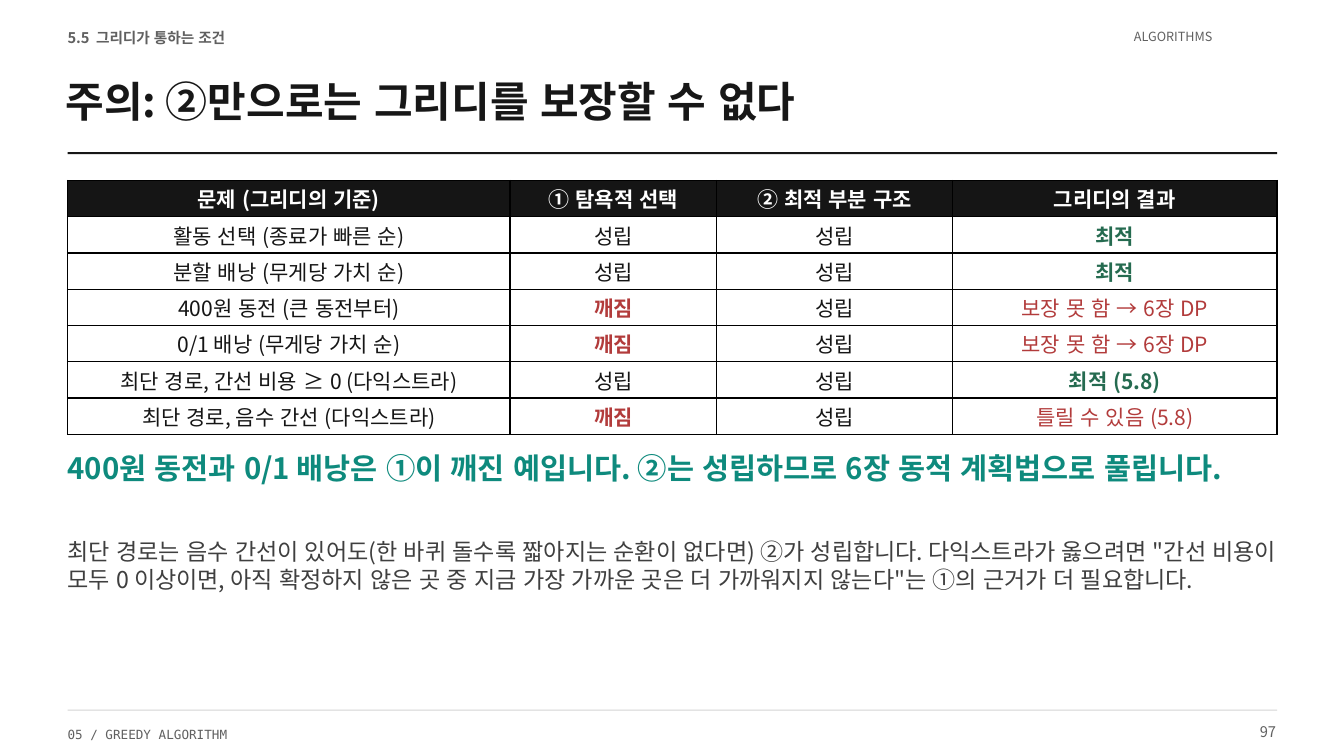
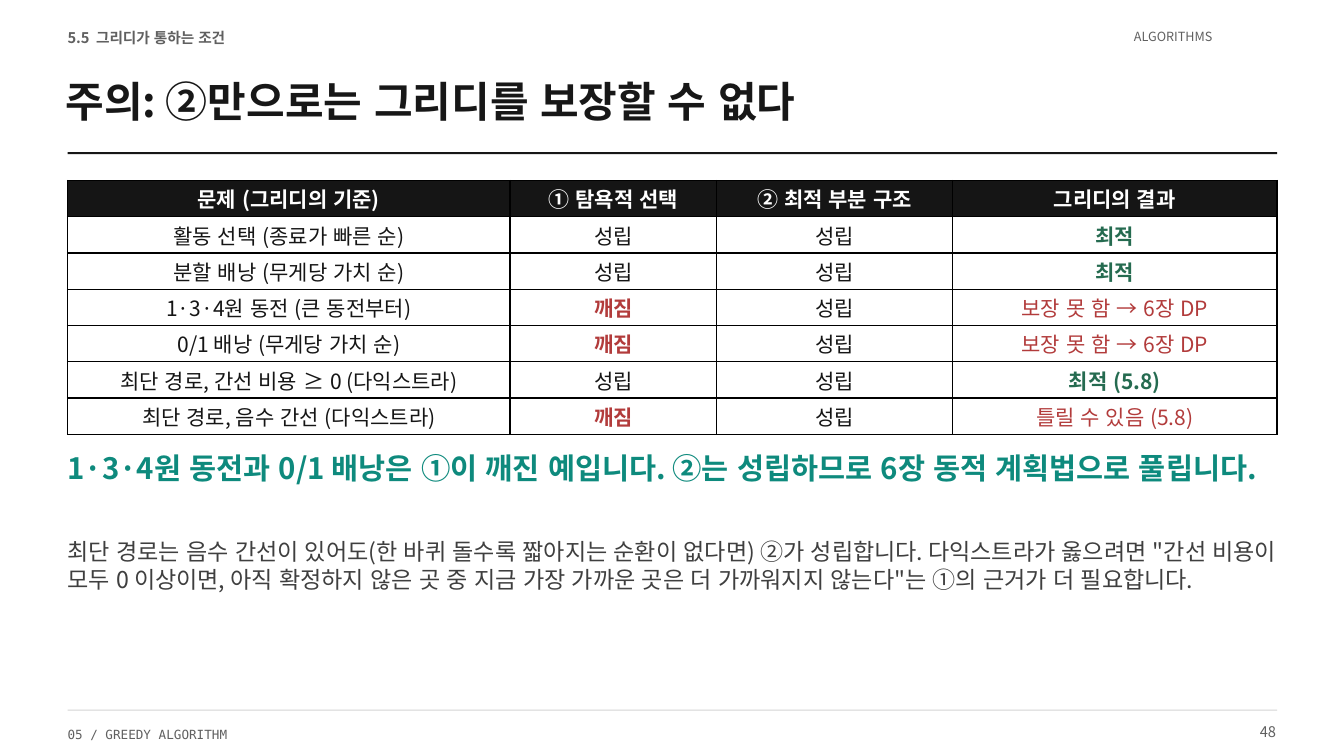
Before and after one commit to Sangdon-Park/Sangdon-Park.github.io, a slide deck: slide 48 of data/알고리즘/5장_그리디_알고리즘.pptx (slide 97 before the commit). Drawn at 1344x756 pixels with LibreOffice and Linux fonts; fonts in the diff are those of the drawing. Boxes give left, top, right and bottom in pixels: in the first picture for what was removed or moved away, otherwise in the second. Text is boxed around its words. In the diff, an @@ line names an element or a change of style, - is before the commit and + after.

```diff
--- a/data/알고리즘/5장_그리디_알고리즘.pptx
+++ b/data/알고리즘/5장_그리디_알고리즘.pptx
@@ table at (x1=68, y1=180, x2=1277, y2=435) @@
-row 4, column 1: 400원 동전 (큰 동전부터)
+row 4, column 1: 1·3·4원 동전 (큰 동전부터)
@@ text at (x1=68, y1=454, x2=1257, y2=485): text changed @@
-400원 동전과 0/1 배낭은 ①이 깨진 예입니다. ②는 성립하므로 6장 동적 계획법으로 풀립니다.
+1·3·4원 동전과 0/1 배낭은 ①이 깨진 예입니다. ②는 성립하므로 6장 동적 계획법으로 풀립니다.
@@ text at (x1=1260, y1=726, x2=1276, y2=737): text changed @@
-97
+48
```
Also in this commit, not shown: 67 other slides changed, 6 slides added, 128 slides removed, 5 other files.
